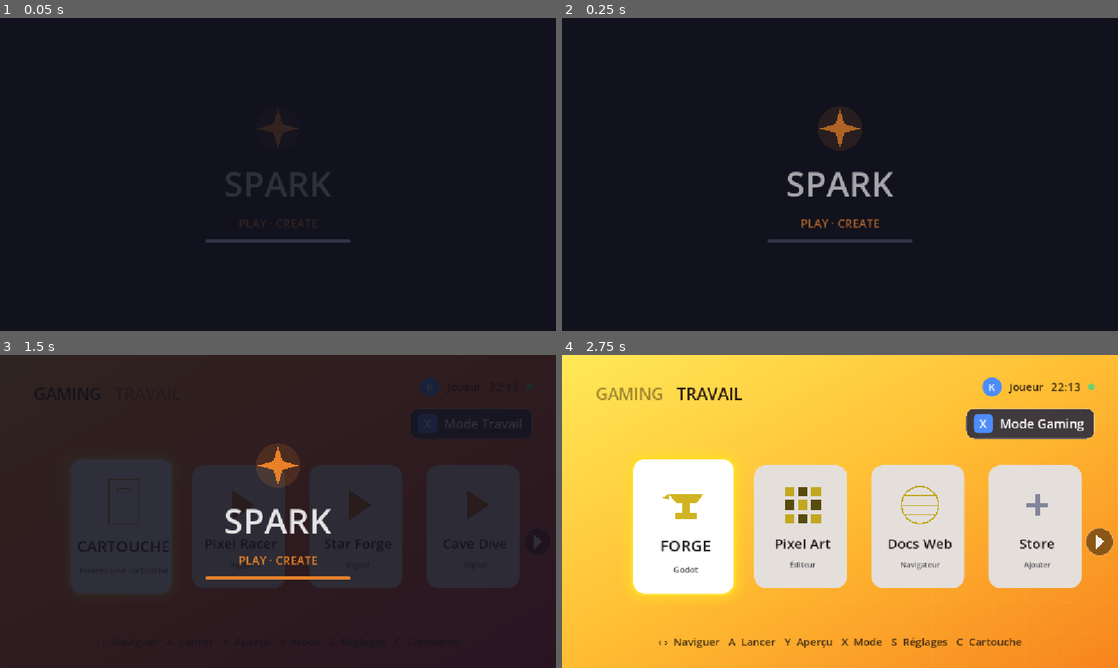
Above: before the commit, frames 1-4 (two rows, left to right).
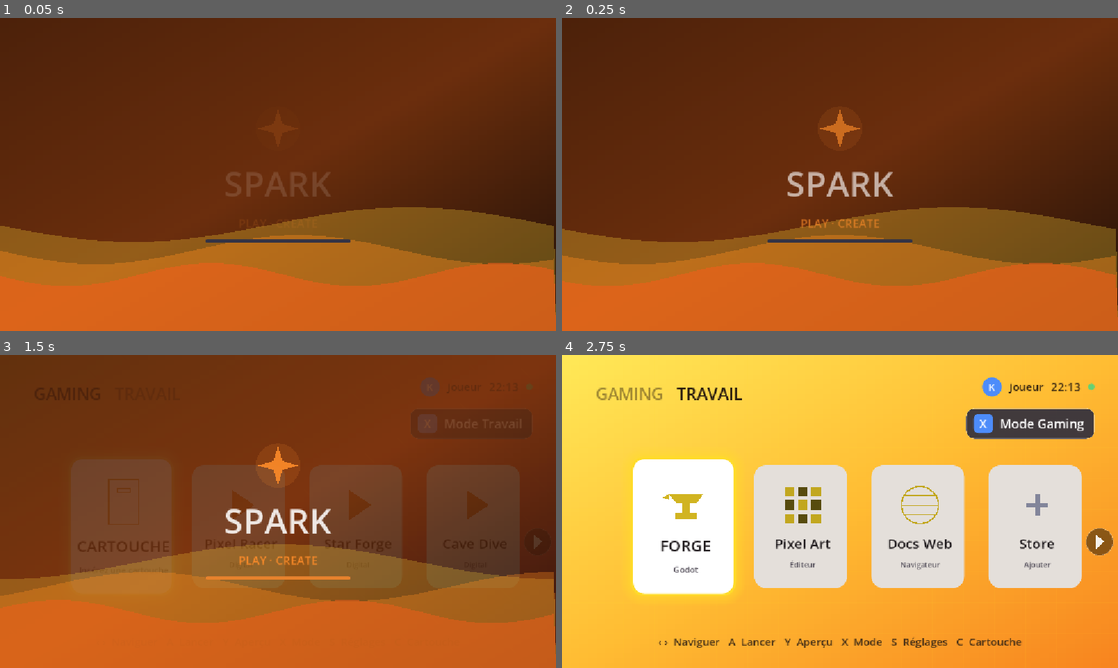
Above: after the commit, the same moments.

Repository: kilian-quittard/gaming-console-os
Game: Godot game, scene res://scenes/Main.tscn
The game is run twice, just before and just after one commit, with the same random seed, the same clock (stepped at 60 frames per second) and the same inputs.
Inputs:
- Up to frame 1 (0.05 s): no input
- Up to frame 2 (0.25 s): no input
- Up to frame 3 (1.5 s): tap Enter (ui_accept) at 0.5, 0.77 s; hold Right (ui_right) 0.53-1.28 s; hold Y (preview) 0.53-1.28 s; hold Down (ui_down) from 1.28 s (still down); tap C (toggle_cartridge) at 1.35 s
- Up to frame 4 (2.75 s): tap Enter (ui_accept) at 1.52 s; release Down (ui_down) at 2.03 s; hold Right (ui_right) from 2.03 s (still down); hold X (toggle_mode) from 2.03 s (still down)

The runs differ from the first frame. In frame 1, 100% of the frame differs, in the area x 0-100%, y 0-100%; in frame 2, 100%; in frame 3, 99%; in frame 4, nothing differs.

Commit message:
Front-end: warm splash with animated orange/yellow waves
Splash bg is now a warm diagonal gradient; added three layered animated sine waves (gold/orange/deep-orange) at the bottom, advanced via _process while booting. Matches the brand warm palette.

Co-Authored-By: Claude Opus 4.8 <noreply@anthropic.com>

Diff:
--- a/frontend/scripts/Main.gd
+++ b/frontend/scripts/Main.gd
@@ -92,6 +92,8 @@
 var _wifi := true
 
 var _booting := true
+var _wave_node: Control = null
+var _wave_phase := 0.0
 var _scroll: ScrollContainer = null
 var _clock: Label = null
 var _name_label: Label = null
@@ -314,6 +316,31 @@
 	return c
 
 
+func _process(delta: float) -> void:
+	if _wave_node != null and is_instance_valid(_wave_node):
+		_wave_phase += delta * 1.7
+		_wave_node.queue_redraw()
+
+
+func _draw_waves(c: Control) -> void:
+	var w := c.size.x
+	var h := c.size.y
+	var layers := [
+		{"base": h * 0.66, "amp": 36.0, "freq": 0.0055, "sp": 0.6, "col": Color(1.0, 0.84, 0.22, 0.28)},
+		{"base": h * 0.74, "amp": 30.0, "freq": 0.0075, "sp": 0.95, "col": Color(1.0, 0.55, 0.12, 0.38)},
+		{"base": h * 0.82, "amp": 24.0, "freq": 0.0105, "sp": 1.35, "col": Color(0.96, 0.36, 0.10, 0.55)},
+	]
+	for L in layers:
+		var pts := PackedVector2Array()
+		var x := 0.0
+		while x <= w:
+			pts.append(Vector2(x, L["base"] + sin(x * L["freq"] + _wave_phase * L["sp"]) * L["amp"]))
+			x += 14.0
+		pts.append(Vector2(w, h))
+		pts.append(Vector2(0.0, h))
+		c.draw_colored_polygon(pts, L["col"])
+
+
 func _draw_spark(c: Control) -> void:
 	var ctr := c.size * 0.5
 	# soft glow
@@ -334,10 +361,28 @@
 	layer.set_anchors_preset(Control.PRESET_FULL_RECT)
 	add_child(layer)
 
-	var bg := ColorRect.new()
-	bg.color = Color(0.07, 0.07, 0.12)
+	# Warm diagonal gradient background (brand colours)
+	var grad := Gradient.new()
+	grad.set_color(0, Color(0.30, 0.13, 0.04))
+	grad.set_color(1, Color(0.12, 0.06, 0.03))
+	grad.add_point(0.5, Color(0.42, 0.18, 0.05))
+	var gtex := GradientTexture2D.new()
+	gtex.gradient = grad
+	gtex.fill_from = Vector2(0, 0)
+	gtex.fill_to = Vector2(1, 1)
+	var bg := TextureRect.new()
+	bg.texture = gtex
+	bg.stretch_mode = TextureRect.STRETCH_SCALE
 	bg.set_anchors_preset(Control.PRESET_FULL_RECT)
 	layer.add_child(bg)
+
+	# Animated warm waves at the bottom
+	_wave_phase = 0.0
+	_wave_node = Control.new()
+	_wave_node.set_anchors_preset(Control.PRESET_FULL_RECT)
+	_wave_node.mouse_filter = Control.MOUSE_FILTER_IGNORE
+	_wave_node.draw.connect(func() -> void: _draw_waves(_wave_node))
+	layer.add_child(_wave_node)
 
 	var center := CenterContainer.new()
 	center.set_anchors_preset(Control.PRESET_FULL_RECT)
@@ -397,6 +442,7 @@
 	tw.tween_property(layer, "modulate:a", 0.0, 0.4)
 	tw.tween_callback(func() -> void:
 		layer.queue_free()
+		_wave_node = null
 		_booting = false
 	)
 
